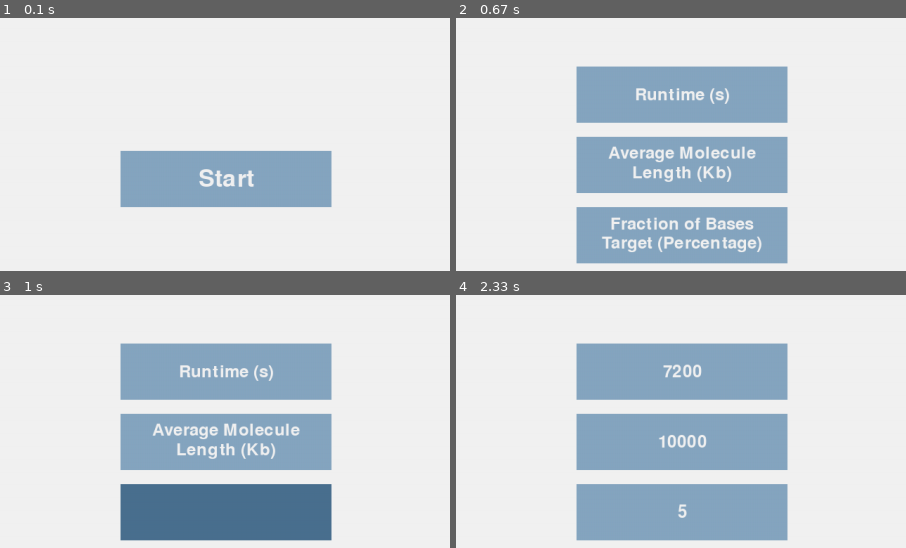
Above: before the commit, frames 1-4 (two rows, left to right).
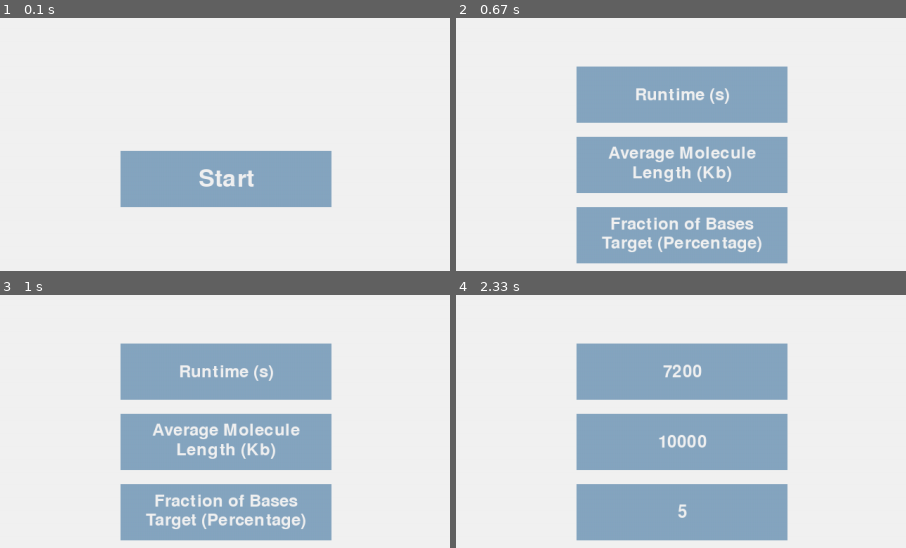
Above: after the commit, the same moments.

Repository: Leina85/A-Level-NEA
Game: pygame game, started from NEA/pipeline/main.py
The game is run twice, just before and just after one commit, with the same random seed, the same clock (stepped at 60 frames per second) and the same inputs.
Inputs (mouse positions are % of the whole screen's width and height, from its top left):
- Up to frame 1 (0.1 s): no input
- Up to frame 2 (0.67 s): click (50, 50) at 0.38 s
- Up to frame 3 (1 s): click (50, 57) at 0.72 s
- Up to frame 4 (2.33 s): click "Apply Default Values" at 2.05 s
The pictures show only the part of the screen within x 25-75%, y 18-68%; the shares and areas given below are measured in that part.

Frames 1-2 are identical in both runs. In frame 3, 10% of the frame differs, in the area x 26-74%, y 74-97%; in frame 4, nothing differs.

Commit message:
added button toggle functionality

Diff:
--- a/NEA/pipeline/configuration.py
+++ b/NEA/pipeline/configuration.py
@@ -83,7 +83,7 @@
         'title': 'Graph Menu',
         'navbtn':{'text': 'Grid', 'target': 'grid_menu'},
         'show_graph_4': False,
-        'graph_surfaces': None,
+        'all_graph_surfaces': None,
         'buttons': {
             'toggle': {'pos': (640, 540), 'text': 'Standard', 'size': DEFAULT_BTN_SIZE}
         }
--- a/NEA/pipeline/gui.py
+++ b/NEA/pipeline/gui.py
@@ -15,7 +15,7 @@
     })
 
     add_data_point(graph_data, current_second, standard_data, adaptive_data)
-    screen_data['graph_menu']['graph_surfaces'] = display_graph(graph_data, simulation_state['total_runtime'])
+    screen_data['graph_menu']['all_graph_surfaces'] = display_graph(graph_data, simulation_state['total_runtime'])
 
 def run_simulation_thread(runtime, avg_molecule_length, target_fraction, screen_data, simulation_state, graph_data):
     simulation_state['running'] = True
@@ -176,13 +176,9 @@
                             break
 
                         if btn_key == 'toggle' and current_screen == 'graph_menu':
-                            if not screen_info['show_graph_4']:
-                                screen_info['show_graph_4'] = True
-                                btn_data['text'] = 'Adaptive'
-                            else:
-                                screen_info['show_graph_4'] = False
-                                btn_data['text'] = 'Standard'
-                            break
+                            screen_info['show_graph_4'] = not screen_info.get('show_graph_4', False)
+                            btn_data['text'] = 'Adaptive' if screen_info['show_graph_4'] else 'Standard'
+                        break
 
                         # handle input buttons
                         if btn_data.get('input'):
@@ -397,17 +393,17 @@
                 adp_y += 35
                 draw_text(f"Adaptive - Sequencing: {adp_sequencing_count} | Idle: {adp_idle_count} | Dead: {adp_dead_count}", adp_center_x, adp_y)
 
-    # draw display text and simulation results on graphs
     if current_screen == 'graph_menu':
-
-        #call the display_graph function to create images for the graphs
-        analytics_graphs = screen_data['graph_menu']['graph_surfaces']
-
-        # display all three graphs
-        if analytics_graphs:
-            screen.blit(analytics_graphs[0], (50, 150))
-            screen.blit(analytics_graphs[1], (455, 150))
-            screen.blit(analytics_graphs[2], (860, 150))
+        graphs = screen_data['graph_menu'].get('all_graph_surfaces')
+        show_graph_4 = screen_data['graph_menu'].get('show_graph_4', False)
+
+        if graphs:
+            screen.blit(graphs[0], (50, 150))
+            screen.blit(graphs[1], (455, 150))
+
+            # toggle between graph 3 and 4
+            third_graph = graphs[3] if show_graph_4 else graphs[2]
+            screen.blit(third_graph, (860, 150))
 
     # draw buttons
     if 'buttons' in screen_info:
